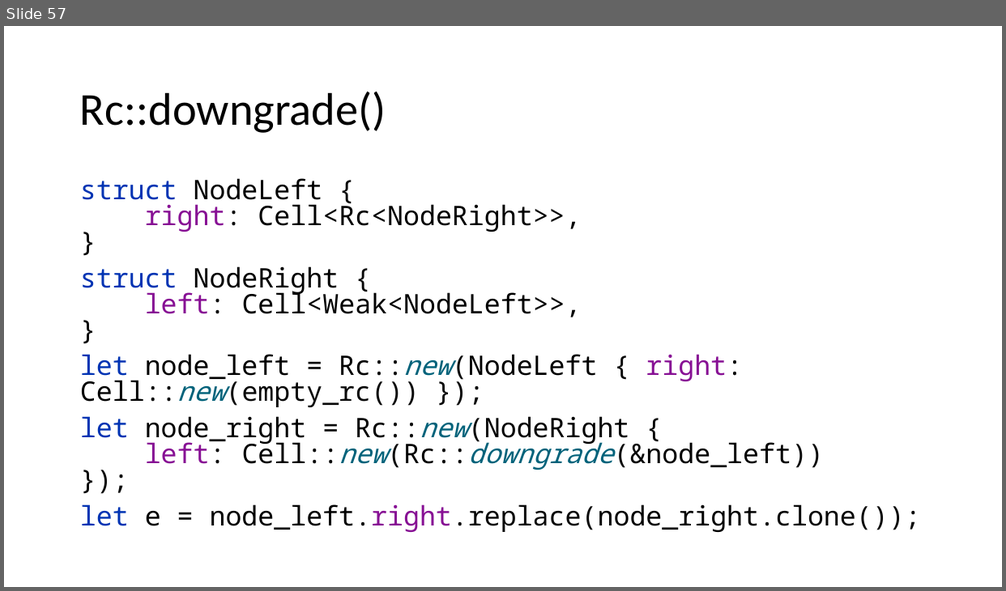
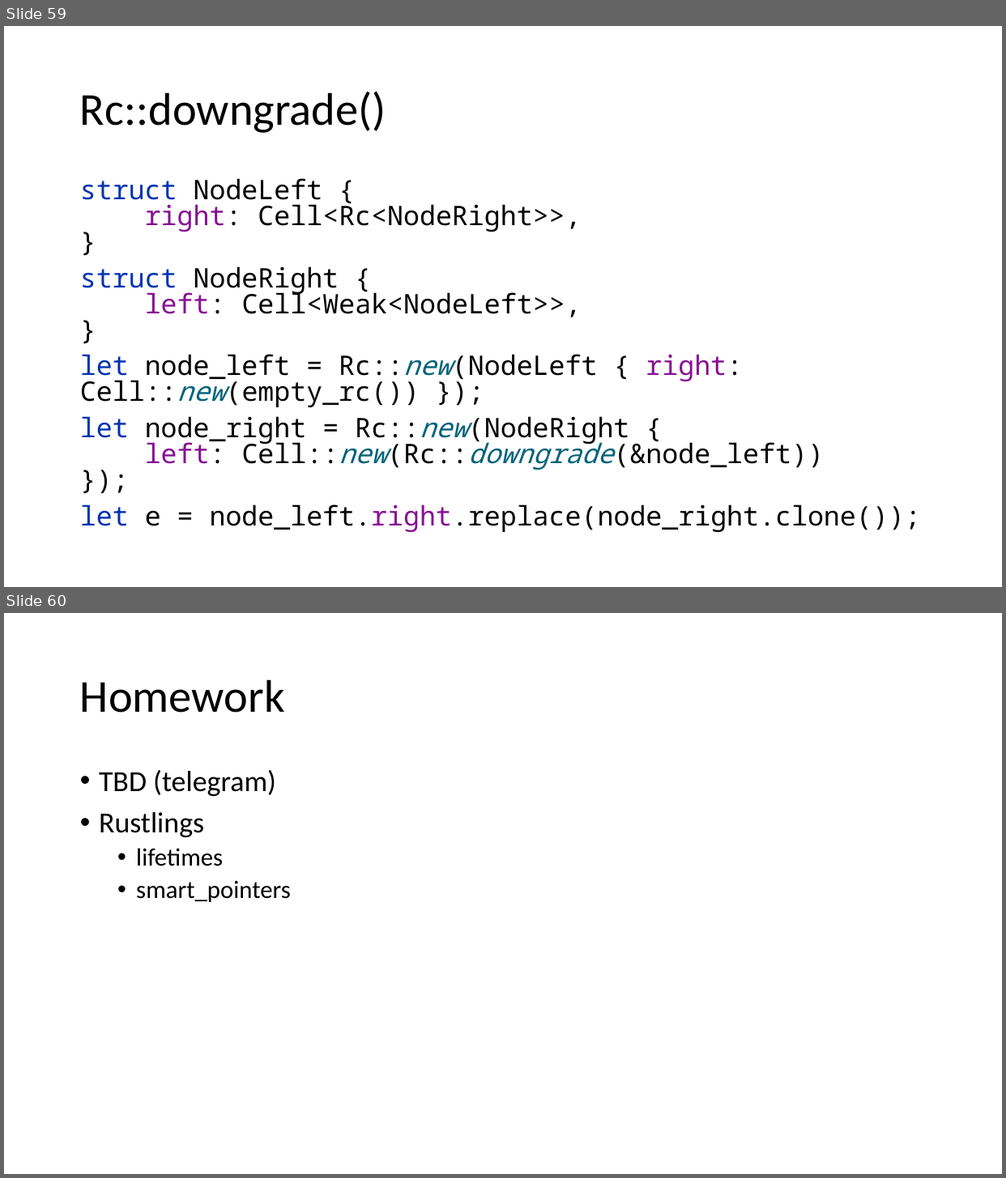
Before and after one commit to kugushev/course-rust-basics, a slide deck: src/03-LifetimesAndSmartPointers/03-LifetimesAndSmartPointers.pptx. Shown one above the other, each under a label of ours: slide 57 before the commit, slides 59 and 60 after it. The pictures are 1006x591 and 1006x1178 pixels, drawn with LibreOffice and Linux fonts; fonts in the diff are those of the drawing. Boxes give left, top, right and bottom in pixels: in the first picture for what was removed or moved away, otherwise in the second. Text is boxed around its words. In the diff, an @@ line names an element or a change of style, - is before the commit and + after.

```diff
--- a/src/03-LifetimesAndSmartPointers/03-LifetimesAndSmartPointers.pptx
+++ b/src/03-LifetimesAndSmartPointers/03-LifetimesAndSmartPointers.pptx
@@ slide 60 added at bbox=[4, 613, 1002, 1174], background #FFFFFF @@
@@ title added at bbox=[80, 679, 285, 713], 44 pt, text #000000 @@
+Homework
@@ text added at bbox=[99, 770, 291, 902], 24 pt, text #000000 @@
+• TBD (telegram)
+• Rustlings
+  • lifetimes
+  • smart_pointers
@@ what was slide 57 is now slide 59 @@
```
Also in this commit, not shown: 1 slide changed, 2 other slides added, 1 slide removed, 4 other files.
